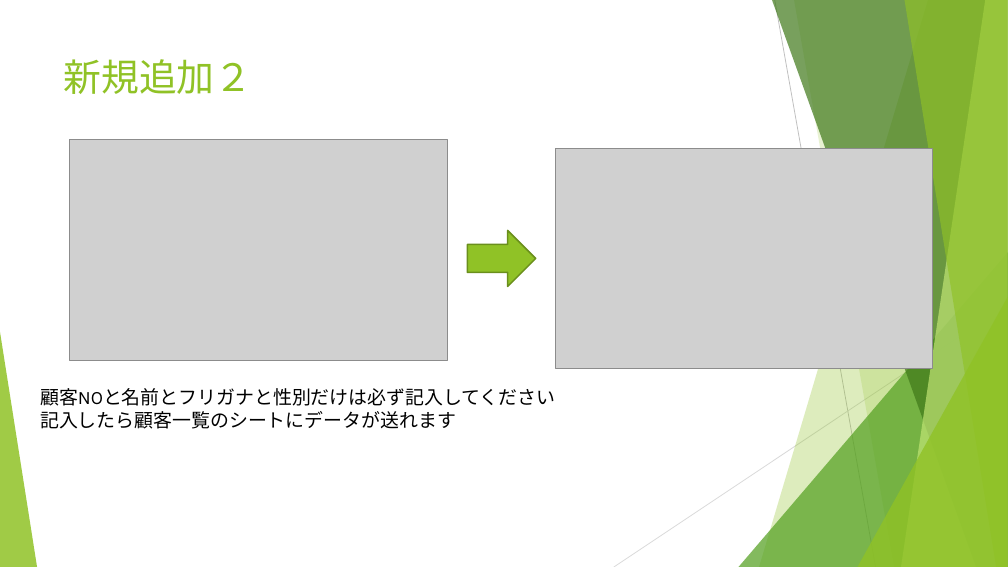
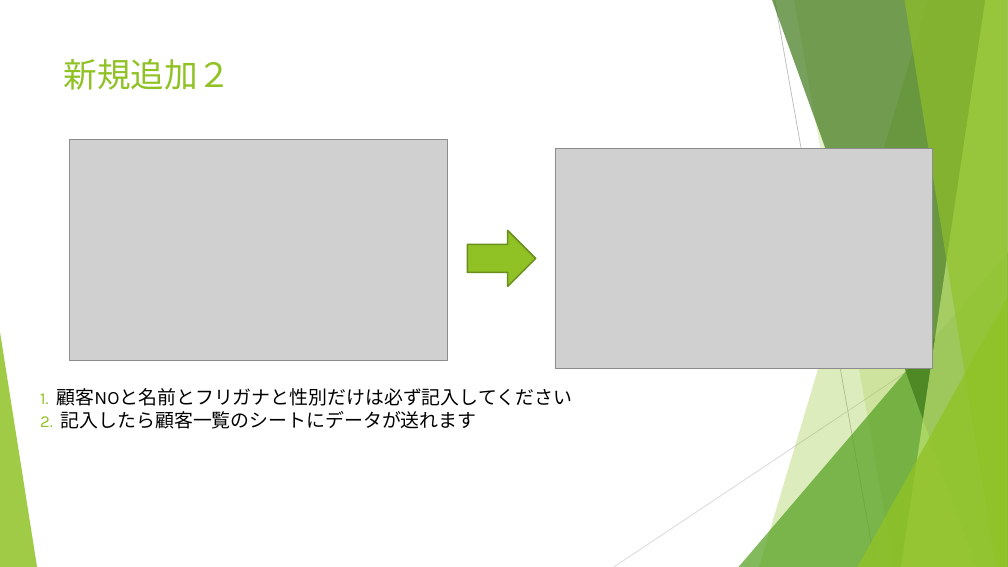
Before and after one commit to kouki1311/VBAcustomer, a slide deck: slide 3 of 顧客管理マニュアル.pptx. Drawn at 1008x567 pixels with LibreOffice and Linux fonts; fonts in the diff are those of the drawing; grey boxes stand for pictures. Boxes give left, top, right and bottom in pixels: in the first picture for what was removed or moved away, otherwise in the second. Text is boxed around its words. In the diff, an @@ line names an element or a change of style, - is before the commit and + after.

```diff
--- a/顧客管理マニュアル.pptx
+++ b/顧客管理マニュアル.pptx
@@ title "新規追加２" at (64,58,232,90): size 36 to 32 pt @@
@@ text at (40,388,572,429): text changed @@
-顧客NOと名前とフリガナと性別だけは必ず記入してください
-記入したら顧客一覧のシートにデータが送れます
+1. 顧客NOと名前とフリガナと性別だけは必ず記入してください
+2. 記入したら顧客一覧のシートにデータが送れます
```
Also in this commit, not shown: 9 other slides changed.
